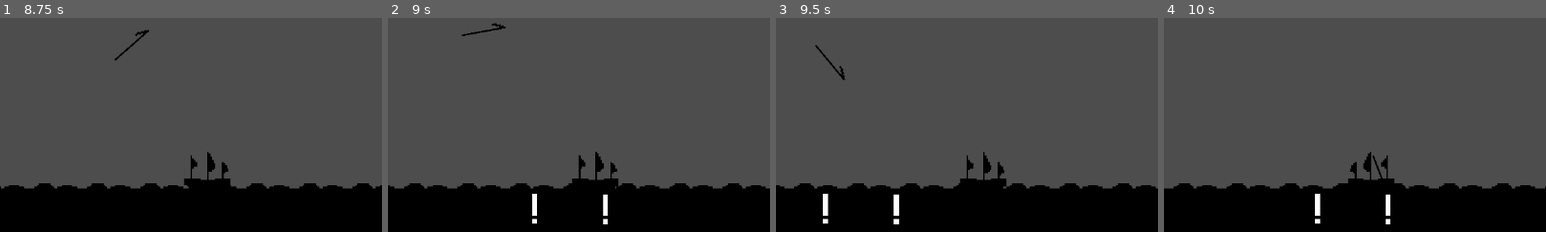
Above: before the commit, frames 1-4 (left to right).
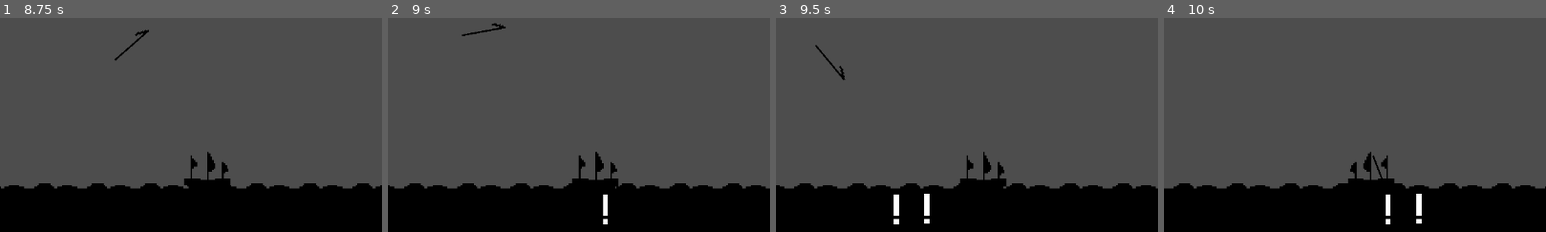
Above: after the commit, the same moments.

Repository: AdamOravecz1/solodevelopment-72-hour-jam
Game: Godot game, scene res://Scenes/main.tscn
Two runs of this game, one before a commit and one after it. Both use one fixed random seed, a clock stepped at 60 frames per second and the inputs below.
Inputs (mouse positions are % of the whole screen's width and height, from its top left):
- Up to frame 1 (8.75 s): click "Start New Day" at 0.5 s; click "Start New Day" at 1.25 s; click "Fire Rate" at 2 s; click "Fire Range" at 2.75 s; click "Health" at 3.5 s; click "MaxSpeed" at 4.25 s; click "Accelaration" at 5 s; click "Heal to Max" at 5.75 s; tap Enter at 6.5 s; move the mouse to (72, 45) at 6.52 s; hold D (right) 6.53-7.28 s; tap Space (dash) at 6.6, 7.35, 8.3 s; move the mouse to (30, 55) at 7.27 s; hold A (left) 7.28-8.03 s; move the mouse to (60, 28) at 8.02 s; hold D (right) from 8.03 s (still down); click (60, 28) at 8.1 s
- Up to frame 2 (9 s): keep holding D (right); move the mouse to (45, 70) at 8.77 s; tap Space (dash) at 8.85 s
- Up to frame 3 (9.5 s): keep holding D (right)
- Up to frame 4 (10 s): move the mouse to (80, 65) at 9.52 s; release D (right) at 9.53 s; hold A (left) from 9.53 s (still down); tap Space (dash) at 9.6 s
The pictures show only the part of the screen within x 23-73%, y 39-89%; the shares and areas given below are measured in that part.

Frame 1 is identical in both runs. In frame 2, 0.2% of the frame differs, in the area x 37-39%, y 82-97%; in frame 3, 0.4%; in frame 4, 0.4%, in the area x 39-68%, y 82-97%.

Commit message:
pause menu

Diff:
--- a/Scenes/bullet.tscn
+++ b/Scenes/bullet.tscn
@@ -27,6 +27,7 @@
 
 [node name="SplashSound" type="AudioStreamPlayer" parent="."]
 stream = ExtResource("3_ycag2")
+bus = &"SFX"
 
 [connection signal="body_entered" from="." to="." method="_on_body_entered"]
 [connection signal="timeout" from="KillTimer" to="." method="_on_kill_timer_timeout"]
--- a/Scenes/fish.tscn
+++ b/Scenes/fish.tscn
@@ -1,9 +1,8 @@
-[gd_scene load_steps=9 format=3 uid="uid://cibc042l28ck4"]
+[gd_scene load_steps=8 format=3 uid="uid://cibc042l28ck4"]
 
 [ext_resource type="Script" uid="uid://bkmnvygskvtr7" path="res://Scenes/fish.gd" id="1_c4ibo"]
 [ext_resource type="Texture2D" uid="uid://f3lphlj1ygdg" path="res://Sprites/Fish.png" id="1_twvwo"]
 [ext_resource type="AudioStream" uid="uid://c6foosngcchrx" path="res://Sounds/punch-03-352040.wav" id="3_4fqy1"]
-[ext_resource type="AudioStream" uid="uid://bksavcmbexbrm" path="res://Sounds/water-splash-46402.wav" id="4_urn1o"]
 
 [sub_resource type="RectangleShape2D" id="RectangleShape2D_c4ibo"]
 size = Vector2(10, 4)
@@ -49,9 +48,7 @@
 
 [node name="Dead" type="AudioStreamPlayer" parent="."]
 stream = ExtResource("3_4fqy1")
-
-[node name="SplashSound" type="AudioStreamPlayer" parent="."]
-stream = ExtResource("4_urn1o")
+bus = &"SFX"
 
 [connection signal="body_entered" from="." to="." method="_on_body_entered"]
 [connection signal="timeout" from="JumpTimer" to="." method="_on_jump_timer_timeout"]
--- a/Scenes/harpoon.tscn
+++ b/Scenes/harpoon.tscn
@@ -5,7 +5,7 @@
 [ext_resource type="AudioStream" uid="uid://b8s8k1djn6kye" path="res://Sounds/classic-punch-impact-352711.wav" id="3_s0ibq"]
 
 [sub_resource type="RectangleShape2D" id="RectangleShape2D_hdtqa"]
-size = Vector2(9, 3)
+size = Vector2(27, 4)
 
 [node name="Harpoon" type="Area2D"]
 collision_layer = 0
@@ -13,7 +13,7 @@
 script = ExtResource("1_hdtqa")
 
 [node name="CollisionShape2D" type="CollisionShape2D" parent="."]
-position = Vector2(9.5, 1.5)
+position = Vector2(0.5, 1)
 shape = SubResource("RectangleShape2D_hdtqa")
 
 [node name="Harpoon" type="Sprite2D" parent="."]
@@ -26,6 +26,7 @@
 
 [node name="AudioStreamPlayer" type="AudioStreamPlayer" parent="."]
 stream = ExtResource("3_s0ibq")
+bus = &"SFX"
 
 [connection signal="area_entered" from="." to="." method="_on_area_entered"]
 [connection signal="timeout" from="KillTimer" to="." method="_on_kill_timer_timeout"]
--- a/Scenes/it.tscn
+++ b/Scenes/it.tscn
@@ -127,9 +127,11 @@
 
 [node name="Rumble" type="AudioStreamPlayer" parent="."]
 stream = ExtResource("3_e7gs7")
+bus = &"Music"
 
 [node name="Music" type="AudioStreamPlayer" parent="."]
 stream = ExtResource("4_3uats")
+bus = &"Music"
 
 [connection signal="timeout" from="Attack1" to="." method="_on_attack_1_timeout"]
 [connection signal="timeout" from="Attack2" to="." method="_on_attack_2_timeout"]
--- a/Scenes/main.tscn
+++ b/Scenes/main.tscn
@@ -105,12 +105,15 @@
 
 [node name="SplashSound" type="AudioStreamPlayer" parent="."]
 stream = ExtResource("8_344ge")
+bus = &"SFX"
 
 [node name="Arrive" type="AudioStreamPlayer" parent="."]
 stream = ExtResource("9_ynf5e")
+bus = &"Music"
 
 [node name="Music" type="AudioStreamPlayer" parent="."]
 stream = ExtResource("10_hptm8")
 autoplay = true
+bus = &"Music"
 
 [connection signal="area_entered" from="Splash" to="." method="_on_splash_area_entered"]
--- /dev/null
+++ b/Scenes/pause.gd
@@ -0,0 +1,31 @@
+extends Control
+
+@onready var music = $NinePatchRect/VBoxContainer/Music
+@onready var sfx = $NinePatchRect/VBoxContainer/Sound
+
+var full_screen = false
+
+func _ready():
+	music.value = db_to_linear(AudioServer.get_bus_volume_db(AudioServer.get_bus_index("Music")))
+	sfx.value = db_to_linear(AudioServer.get_bus_volume_db(AudioServer.get_bus_index("SFX")))
+
+
+func _on_sound_value_changed(value: float) -> void:
+	var db = linear_to_db(value)
+	AudioServer.set_bus_volume_db(AudioServer.get_bus_index("SFX"), db)
+
+func _on_music_value_changed(value: float) -> void:
+	var db = linear_to_db(value)
+	AudioServer.set_bus_volume_db(AudioServer.get_bus_index("Music"), db)
+
+
+func _on_full_screen_pressed() -> void:
+	if full_screen:
+		DisplayServer.window_set_mode(DisplayServer.WINDOW_MODE_WINDOWED)
+		full_screen = false
+	else:
+		DisplayServer.window_set_mode(DisplayServer.WINDOW_MODE_FULLSCREEN)
+		full_screen = true
+
+func _on_quit_pressed() -> void:
+	get_tree().quit()
--- /dev/null
+++ b/Scenes/pause.tscn
@@ -0,0 +1,74 @@
+[gd_scene load_steps=3 format=3 uid="uid://bn5meckmqlgjn"]
+
+[ext_resource type="Script" uid="uid://bkrwccotutga" path="res://Scenes/pause.gd" id="1_l2mpd"]
+[ext_resource type="FontFile" uid="uid://cnqm0u4n815fc" path="res://Fonts/PixelOperator.ttf" id="1_o80xk"]
+
+[node name="Pause" type="Control"]
+layout_mode = 3
+anchors_preset = 15
+anchor_right = 1.0
+anchor_bottom = 1.0
+grow_horizontal = 2
+grow_vertical = 2
+script = ExtResource("1_l2mpd")
+
+[node name="NinePatchRect" type="NinePatchRect" parent="."]
+layout_mode = 1
+anchors_preset = 8
+anchor_left = 0.5
+anchor_top = 0.5
+anchor_right = 0.5
+anchor_bottom = 0.5
+grow_horizontal = 2
+grow_vertical = 2
+
+[node name="VBoxContainer" type="VBoxContainer" parent="NinePatchRect"]
+layout_mode = 1
+anchors_preset = 8
+anchor_left = 0.5
+anchor_top = 0.5
+anchor_right = 0.5
+anchor_bottom = 0.5
+offset_left = -183.5
+offset_top = -67.5
+offset_right = 183.5
+offset_bottom = 67.5
+grow_horizontal = 2
+grow_vertical = 2
+
+[node name="Label2" type="Label" parent="NinePatchRect/VBoxContainer"]
+layout_mode = 2
+theme_override_fonts/font = ExtResource("1_o80xk")
+text = "Sound"
+horizontal_alignment = 1
+
+[node name="Sound" type="HSlider" parent="NinePatchRect/VBoxContainer"]
+layout_mode = 2
+max_value = 1.0
+step = 0.01
+
+[node name="Label" type="Label" parent="NinePatchRect/VBoxContainer"]
+layout_mode = 2
+theme_override_fonts/font = ExtResource("1_o80xk")
+text = "Music"
+horizontal_alignment = 1
+
+[node name="Music" type="HSlider" parent="NinePatchRect/VBoxContainer"]
+layout_mode = 2
+max_value = 1.0
+step = 0.01
+
+[node name="FullScreen" type="Button" parent="NinePatchRect/VBoxContainer"]
+layout_mode = 2
+theme_override_fonts/font = ExtResource("1_o80xk")
+text = "Full Screen"
+
+[node name="Quit" type="Button" parent="NinePatchRect/VBoxContainer"]
+layout_mode = 2
+theme_override_fonts/font = ExtResource("1_o80xk")
+text = "Quit"
+
+[connection signal="value_changed" from="NinePatchRect/VBoxContainer/Sound" to="." method="_on_sound_value_changed"]
+[connection signal="value_changed" from="NinePatchRect/VBoxContainer/Music" to="." method="_on_music_value_changed"]
+[connection signal="pressed" from="NinePatchRect/VBoxContainer/FullScreen" to="." method="_on_full_screen_pressed"]
+[connection signal="pressed" from="NinePatchRect/VBoxContainer/Quit" to="." method="_on_quit_pressed"]
--- a/Scenes/shark.tscn
+++ b/Scenes/shark.tscn
@@ -49,6 +49,7 @@
 
 [node name="Dead" type="AudioStreamPlayer" parent="."]
 stream = ExtResource("3_cb72u")
+bus = &"SFX"
 
 [connection signal="body_entered" from="." to="." method="_on_body_entered"]
 [connection signal="timeout" from="JumpTimer" to="." method="_on_jump_timer_timeout"]
--- a/Scenes/ship.gd
+++ b/Scenes/ship.gd
@@ -13,6 +13,9 @@
 
 var can_move := true
 var can_fire := true
+
+var paused := false
+var in_shop := true
 
 var dead := false
 
@@ -72,6 +75,18 @@
 
 
 func _physics_process(delta: float) -> void:
+	if Input.is_action_just_pressed("pause"):
+		Engine.time_scale = paused
+		can_move = paused
+		can_fire = paused
+		paused = not paused
+
+		$CanvasLayer/Pause.visible = paused
+		if in_shop:
+			get_tree().get_first_node_in_group("Shop").hide_shop() if paused else get_tree().get_first_node_in_group("Shop").show_shop()
+
+
+
 	if dead and position.y <= 250:
 		position.y += delta * 10
 	if it_time and global_position.x >= 230:
@@ -88,7 +103,7 @@
 	var input_direction := Input.get_action_strength("right") - Input.get_action_strength("left")
 
 	# Handle dash logic
-	if Input.is_action_just_pressed("dash") and not dashing and dash_cooldown_timer <= 0.0 and input_direction != 0:
+	if Input.is_action_just_pressed("dash") and not dashing and dash_cooldown_timer <= 0.0 and input_direction != 0 and not paused:
 		$Dash.play()
 		dashing = true
 		dash_timer = dash_duration
@@ -109,10 +124,11 @@
 			$AnimatedSprite2D.play("default")
 
 	# Flip sprite depending on direction
-	if input_direction == 1:
-		$AnimatedSprite2D.flip_h = false
-	elif input_direction == -1:
-		$AnimatedSprite2D.flip_h = true
+	if can_move:
+		if input_direction == 1:
+			$AnimatedSprite2D.flip_h = false
+		elif input_direction == -1:
+			$AnimatedSprite2D.flip_h = true
 
 	# Update dash cooldown timer
 	if dash_cooldown_timer > 0.0:
@@ -151,6 +167,8 @@
 
 		fishes["fish"].erase(fish)
 
+		await get_tree().create_timer(0.5).timeout
+
 func _on_shark_timer_timeout() -> void:
 	for fish in fishes["shark"]:
 		# 1. Pick a random point along the path under the boat
@@ -173,6 +191,8 @@
 
 		fishes["shark"].erase(fish)
 
+		await get_tree().create_timer(0.5).timeout
+
 func _on_wheal_timer_timeout() -> void:
 	for fish in fishes["wheal"]:
 		# 1. Pick a random point along the path under the boat
@@ -195,6 +215,8 @@
 
 		fishes["wheal"].erase(fish)
 
+		await get_tree().create_timer(0.5).timeout
+
 func _on_tentacle_timer_timeout() -> void:
 	for fish in fishes["tentacle"]:
 		# 1. Pick a random point along the path under the boat
@@ -208,6 +230,8 @@
 		$TentacleTimer.start(randf_range(2.0, 3.0))
 
 		fishes["tentacle"].erase(fish)
+
+		await get_tree().create_timer(0.5).timeout
 
 func update_points(point):
 	points += point
--- a/Scenes/ship.tscn
+++ b/Scenes/ship.tscn
@@ -1,10 +1,11 @@
-[gd_scene load_steps=14 format=3 uid="uid://be6epu4ykfpn6"]
+[gd_scene load_steps=15 format=3 uid="uid://be6epu4ykfpn6"]
 
 [ext_resource type="Script" uid="uid://b3m85cfbolcvd" path="res://Scenes/ship.gd" id="1_4qyt1"]
 [ext_resource type="Texture2D" uid="uid://csm2f8c62s0ph" path="res://Sprites/Ship.png" id="1_78pfh"]
 [ext_resource type="Texture2D" uid="uid://biojekesilhc8" path="res://Sprites/FullHeart.png" id="3_xxxu3"]
 [ext_resource type="FontFile" uid="uid://cnqm0u4n815fc" path="res://Fonts/PixelOperator.ttf" id="4_6ejuo"]
 [ext_resource type="AudioStream" uid="uid://8go61pyawfsy" path="res://Sounds/crossbow-firing-95020.wav" id="5_8aq7e"]
+[ext_resource type="PackedScene" uid="uid://bn5meckmqlgjn" path="res://Scenes/pause.tscn" id="5_kxdp2"]
 [ext_resource type="AudioStream" uid="uid://bq81hlgswg03n" path="res://Sounds/noisy-whooshes-88507.wav" id="6_cmder"]
 [ext_resource type="AudioStream" uid="uid://dp5irxwefr8er" path="res://Sounds/wood-crack-1-105890.wav" id="7_fwcnm"]
 
@@ -206,14 +207,21 @@
 theme_override_font_sizes/font_size = 32
 text = "Play Again"
 
+[node name="Pause" parent="CanvasLayer" instance=ExtResource("5_kxdp2")]
+visible = false
+
 [node name="Fire" type="AudioStreamPlayer" parent="."]
 stream = ExtResource("5_8aq7e")
+volume_db = -10.0
+bus = &"SFX"
 
 [node name="Dash" type="AudioStreamPlayer" parent="."]
 stream = ExtResource("6_cmder")
+bus = &"SFX"
 
 [node name="Damage" type="AudioStreamPlayer" parent="."]
 stream = ExtResource("7_fwcnm")
+bus = &"SFX"
 
 [connection signal="timeout" from="FishTimer" to="." method="_on_fish_timer_timeout"]
 [connection signal="timeout" from="SharkTimer" to="." method="_on_shark_timer_timeout"]
--- a/Scenes/shop.gd
+++ b/Scenes/shop.gd
@@ -17,13 +17,20 @@
 	$CanvasLayer/ColorRect.modulate = Color(1, 1, 1, 0)  # Start fully transparent
 
 func _on_body_entered(body: Node2D) -> void:
+	ship.in_shop = true
 	$CanvasLayer.visible = true
 	ship.can_fire = false
 	ship.stop_fish()
 	$Label.visible = true
 
+func hide_shop():
+	$CanvasLayer.visible = false
+
+func show_shop():
+	$CanvasLayer.visible = true
 
 func _on_body_exited(body: Node2D) -> void:
+	ship.in_shop = false
 	$CanvasLayer.visible = false
 	ship.can_fire = true
 	ship.start_fish()
--- a/Scenes/shop.tscn
+++ b/Scenes/shop.tscn
@@ -10,7 +10,7 @@
 
 [sub_resource type="ShaderMaterial" id="ShaderMaterial_io27d"]
 
-[node name="Shop" type="Area2D"]
+[node name="Shop" type="Area2D" groups=["Shop"]]
 collision_layer = 0
 collision_mask = 2
 script = ExtResource("1_a0mxf")
@@ -167,10 +167,12 @@
 
 [node name="Buy" type="AudioStreamPlayer" parent="."]
 stream = ExtResource("3_io27d")
+bus = &"SFX"
 
 [node name="Morning" type="AudioStreamPlayer" parent="."]
 stream = ExtResource("4_fdj0q")
 volume_db = 20.0
+bus = &"SFX"
 
 [connection signal="body_entered" from="." to="." method="_on_body_entered"]
 [connection signal="body_exited" from="." to="." method="_on_body_exited"]
--- a/Scenes/wheal.tscn
+++ b/Scenes/wheal.tscn
@@ -53,6 +53,7 @@
 
 [node name="Dead" type="AudioStreamPlayer" parent="."]
 stream = ExtResource("3_640sr")
+bus = &"SFX"
 
 [connection signal="body_entered" from="." to="." method="_on_body_entered"]
 [connection signal="timeout" from="JumpTimer" to="." method="_on_jump_timer_timeout"]
--- /dev/null
+++ b/default_bus_layout.tres
@@ -0,0 +1,15 @@
+[gd_resource type="AudioBusLayout" format=3 uid="uid://bxvfr0a73nqxb"]
+
+[resource]
+bus/1/name = &"Music"
+bus/1/solo = false
+bus/1/mute = false
+bus/1/bypass_fx = false
+bus/1/volume_db = 0.0
+bus/1/send = &"Master"
+bus/2/name = &"SFX"
+bus/2/solo = false
+bus/2/mute = false
+bus/2/bypass_fx = false
+bus/2/volume_db = 0.0
+bus/2/send = &"Master"
--- a/project.godot
+++ b/project.godot
@@ -17,8 +17,10 @@
 
 [display]
 
+window/subwindows/embed_subwindows=false
 window/stretch/mode="viewport"
 mouse_cursor/custom_image="uid://bi12vyyro8trg"
+mouse_cursor/custom_image_hotspot=Vector2(16, 16)
 
 [input]
 
@@ -49,6 +51,12 @@
 "events": [Object(InputEventKey,"resource_local_to_scene":false,"resource_name":"","device":-1,"window_id":0,"alt_press …(195 unchanged characters)…
 ]
 }
+pause={
+"deadzone": 0.2,
+"events": [Object(InputEventKey,"resource_local_to_scene":false,"resource_name":"","device":-1,"window_id":0,"alt_pressed":false,"shift_pressed":false,"ctrl_pressed":false,"meta_pressed":false,"pressed":false,"keycode":0,"physical_keycode":80,"key_label":0,"unicode":112,"location":0,"echo":false,"script":null)
+, Object(InputEventKey,"resource_local_to_scene":false,"resource_name":"","device":-1,"window_id":0,"alt_pressed":false,"shift_pressed":false,"ctrl_pressed":false,"meta_pressed":false,"pressed":false,"keycode":0,"physical_keycode":4194305,"key_label":0,"unicode":0,"location":0,"echo":false,"script":null)
+]
+}
 
 [rendering]
 
Not shown, added: Scenes/pause.gd.uid
Not shown, added: Sounds/seagull-city-372653.wav.import
Not shown, added: Sounds/seagull-city-372653.wav
